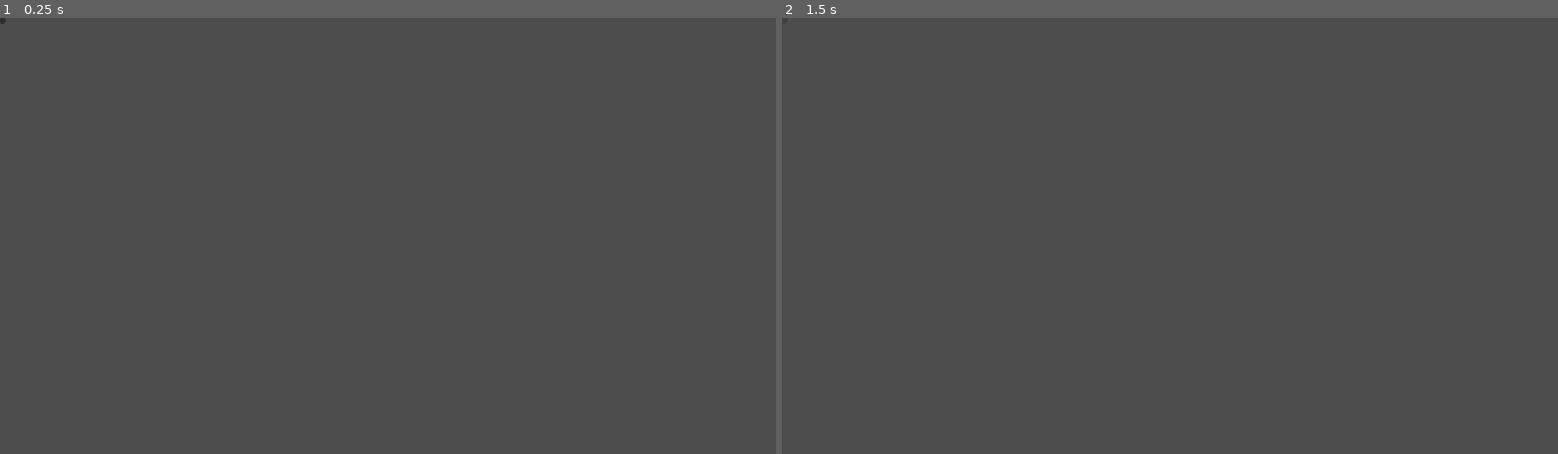
Above: before the commit, frames 1-2 (left to right).
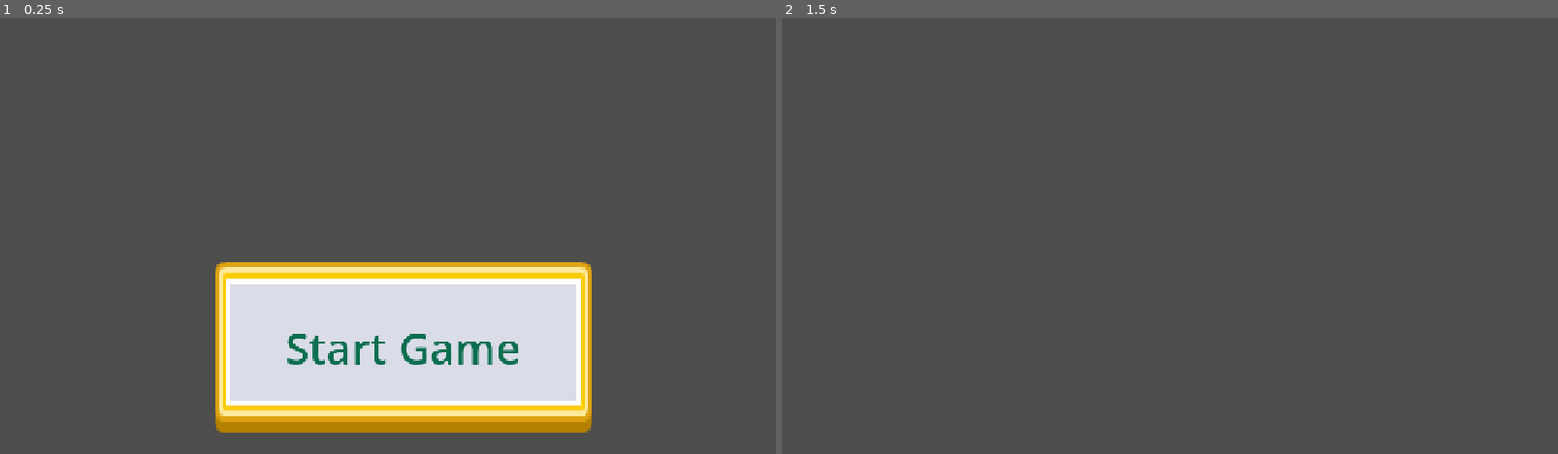
Above: after the commit, the same moments.

Repository: BillNyeFan123-creator/rebound
Game: Godot game, scene res://start_screen.tscn
The game is run twice, just before and just after one commit, with the same random seed, the same clock (stepped at 60 frames per second) and the same inputs.
Inputs (mouse positions are in pixels of both pictures, inside the frame that each line leads up to; where the layout moved, square brackets give the same spot in the first picture):
- Up to frame 1 (0.25 s): no input
- Up to frame 2 (1.5 s): click (1185, 349) [782, 22] at 0.5 s; click (782, 22) at 1.27 s

The runs differ from the first frame. In frame 1, 19% of the frame differs, in the area x 0-77%, y 0-96%; in frame 2, less than 0.1%.

Commit message:
stuff and junk

Diff:
--- /dev/null
+++ b/Game.tscn
@@ -0,0 +1,3 @@
+[gd_scene format=3 uid="uid://nlhn2ykpwgxl"]
+
+[node name="Game" type="Node2D" unique_id=145510359]
--- a/SaveManager.tscn
+++ /dev/null
@@ -1,9 +0,0 @@
-[gd_scene format=3 uid="uid://eugo3f8rtkj0"]
-
-[node name="SaveManager" type="Control" unique_id=1361199515]
-layout_mode = 3
-anchors_preset = 15
-anchor_right = 1.0
-anchor_bottom = 1.0
-grow_horizontal = 2
-grow_vertical = 2
--- /dev/null
+++ b/assets/Themes/MainTheme.tres
@@ -0,0 +1,23 @@
+[gd_resource type="Theme" format=3 uid="uid://b7otltoatbmd0"]
+
+[ext_resource type="Texture2D" uid="uid://brfasakdwkkas" path="res://assets/GameUI/Buttons/button_rectangle_border.png" id="1_c0r53"]
+[ext_resource type="Texture2D" uid="uid://dnmlj0ef776dp" path="res://assets/GameUI/Buttons/button_rectangle_depth_border.png" id="2_g6dqc"]
+
+[sub_resource type="StyleBoxTexture" id="StyleBoxTexture_pevhg"]
+texture = ExtResource("2_g6dqc")
+
+[sub_resource type="StyleBoxTexture" id="StyleBoxTexture_hsg2v"]
+texture = ExtResource("2_g6dqc")
+
+[sub_resource type="StyleBoxTexture" id="StyleBoxTexture_afy8x"]
+texture = ExtResource("1_c0r53")
+
+[resource]
+Button/colors/font_color = Color(0.043137256, 0.43137255, 0.30980393, 1)
+Button/colors/font_hover_color = Color(0.043137256, 0.43137255, 0.30980393, 1)
+Button/colors/font_hover_pressed_color = Color(0.6, 0.75686276, 0.7254902, 1)
+Button/colors/font_pressed_color = Color(0.6, 0.75686276, 0.7254902, 1)
+Button/font_sizes/font_size = 64
+Button/styles/hover = SubResource("StyleBoxTexture_pevhg")
+Button/styles/normal = SubResource("StyleBoxTexture_hsg2v")
+Button/styles/pressed = SubResource("StyleBoxTexture_afy8x")
--- a/button.gd
+++ /dev/null
@@ -1,9 +0,0 @@
-extends TextureButton
-
-
-func _ready() -> void:
-	pressed.connect(_on_pressed)
-
-
-func _on_pressed() -> void:
-	get_tree().change_scene_to_file("res://SaveManager.tscn")
--- a/project.godot
+++ b/project.godot
@@ -26,6 +26,7 @@
 
 [rendering]
 
+textures/canvas_textures/default_texture_filter=0
 rendering_device/driver.windows="d3d12"
 renderer/rendering_method="gl_compatibility"
 renderer/rendering_method.mobile="gl_compatibility"
--- /dev/null
+++ b/scripts/StartButtonManager.gd
@@ -0,0 +1,9 @@
+extends Button
+
+
+# Called when the node enters the scene tree for the first time.
+func _ready() -> void:
+	pressed.connect(_on_pressed)
+
+func _on_pressed() -> void:
+	get_tree().change_scene_to_file("res://Game.tscn")
--- /dev/null
+++ b/scripts/cardSystem/CardClass.gd
@@ -0,0 +1,10 @@
+class_name Card
+extends Resource
+
+@export var card_name: String = "Card"
+@export_multiline var description: String = ""
+@export var icon: Texture2D
+
+# Each card type overrides this to do its effect
+func apply(player: Node) -> void:
+	pass
--- a/start_screen.tscn
+++ b/start_screen.tscn
@@ -1,6 +1,7 @@
 [gd_scene format=3 uid="uid://drcju0ep61atp"]
 
-[sub_resource type="Theme" id="Theme_q6vxt"]
+[ext_resource type="Theme" uid="uid://b7otltoatbmd0" path="res://assets/Themes/MainTheme.tres" id="1_ncxyx"]
+[ext_resource type="Script" uid="uid://c66plo1a4mxp1" path="res://scripts/StartButtonManager.gd" id="2_pevhg"]
 
 [sub_resource type="GDScript" id="GDScript_pevhg"]
 script/source = "extends Control
@@ -18,15 +19,27 @@
 
 [node name="StartScreen" type="Control" unique_id=762497190]
 layout_mode = 3
-anchors_preset = 15
 anchor_right = 1.0
 anchor_bottom = 1.0
+offset_left = -14.0
+offset_top = -27.0
+offset_right = -14.0
+offset_bottom = -27.0
 grow_horizontal = 2
 grow_vertical = 2
-theme = SubResource("Theme_q6vxt")
+theme = ExtResource("1_ncxyx")
 script = SubResource("GDScript_pevhg")
 
 [node name="Button" type="Button" parent="." unique_id=1389527646]
-layout_mode = 0
-offset_right = 8.0
-offset_bottom = 8.0
+layout_mode = 1
+anchors_preset = -1
+anchor_left = 0.015000001
+anchor_top = 0.046000004
+anchor_right = 1.0
+anchor_bottom = 1.0
+offset_left = 315.72
+offset_top = 360.192
+offset_right = -259.0
+offset_bottom = -5.0
+text = "Start Game"
+script = ExtResource("2_pevhg")
Not shown, removed: button.gd.uid
Not shown, added: scripts/StartButtonManager.gd.uid
Not shown, added: scripts/cardSystem/CardClass.gd.uid
